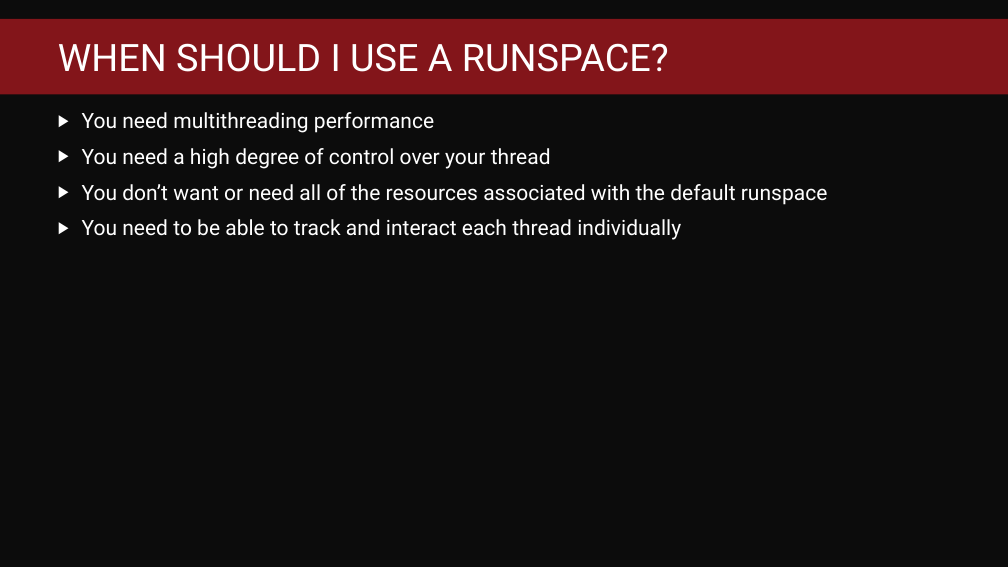
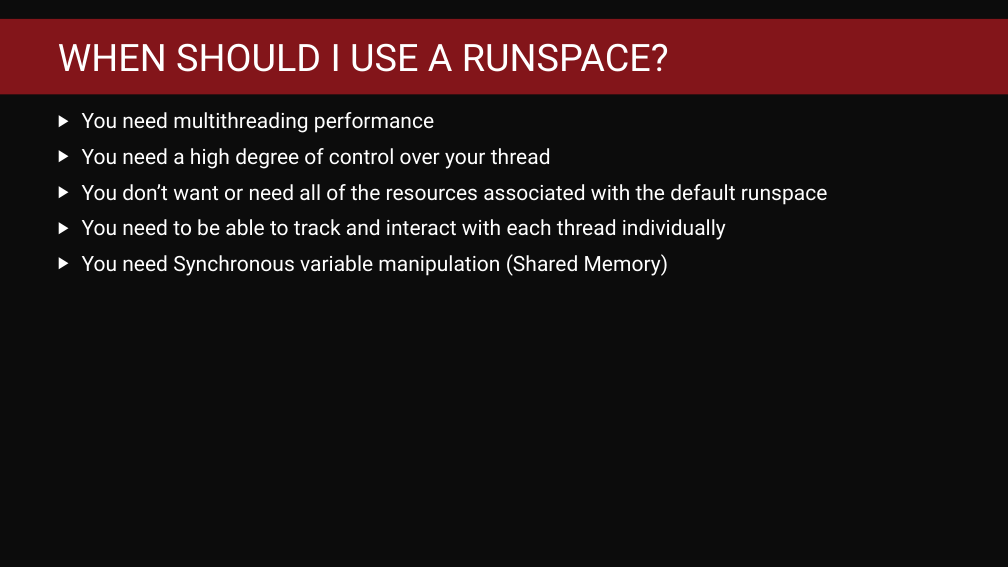
Before and after one commit to jpscripter/Runspaces, a slide deck: slide 7 of High-performance powershell through the magic of runspaces.pptx (slide 17 before the commit). Drawn at 1008x567 pixels with LibreOffice and Linux fonts; fonts in the diff are those of the drawing; background and template pictures are left out. Boxes give left, top, right and bottom in pixels: in the first picture for what was removed or moved away, otherwise in the second. Text is boxed around its words. In the diff, an @@ line names an element or a change of style, - is before the commit and + after.

```diff
--- a/High-performance powershell through the magic of runspaces.pptx
+++ b/High-performance powershell through the magic of runspaces.pptx
@@ text at [82, 219, 726, 276]: text changed @@
-▶ You need to be able to track and interact each thread individually
+▶ You need to be able to track and interact with each thread individually
+▶ You need Synchronous variable manipulation (Shared Memory)
```
Also in this commit, not shown: 5 other slides changed, 3 slides added, 1 slide removed.
